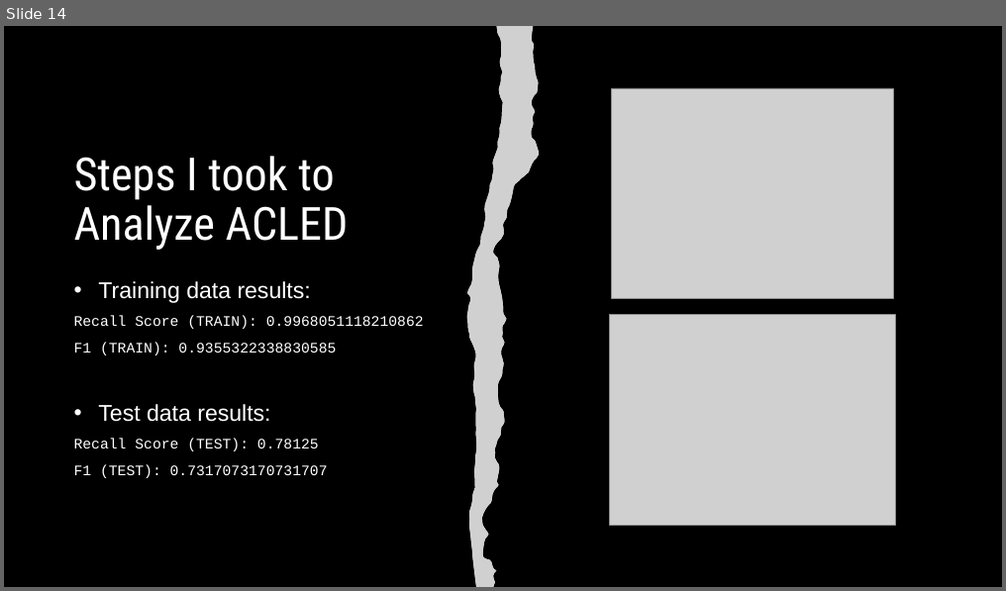
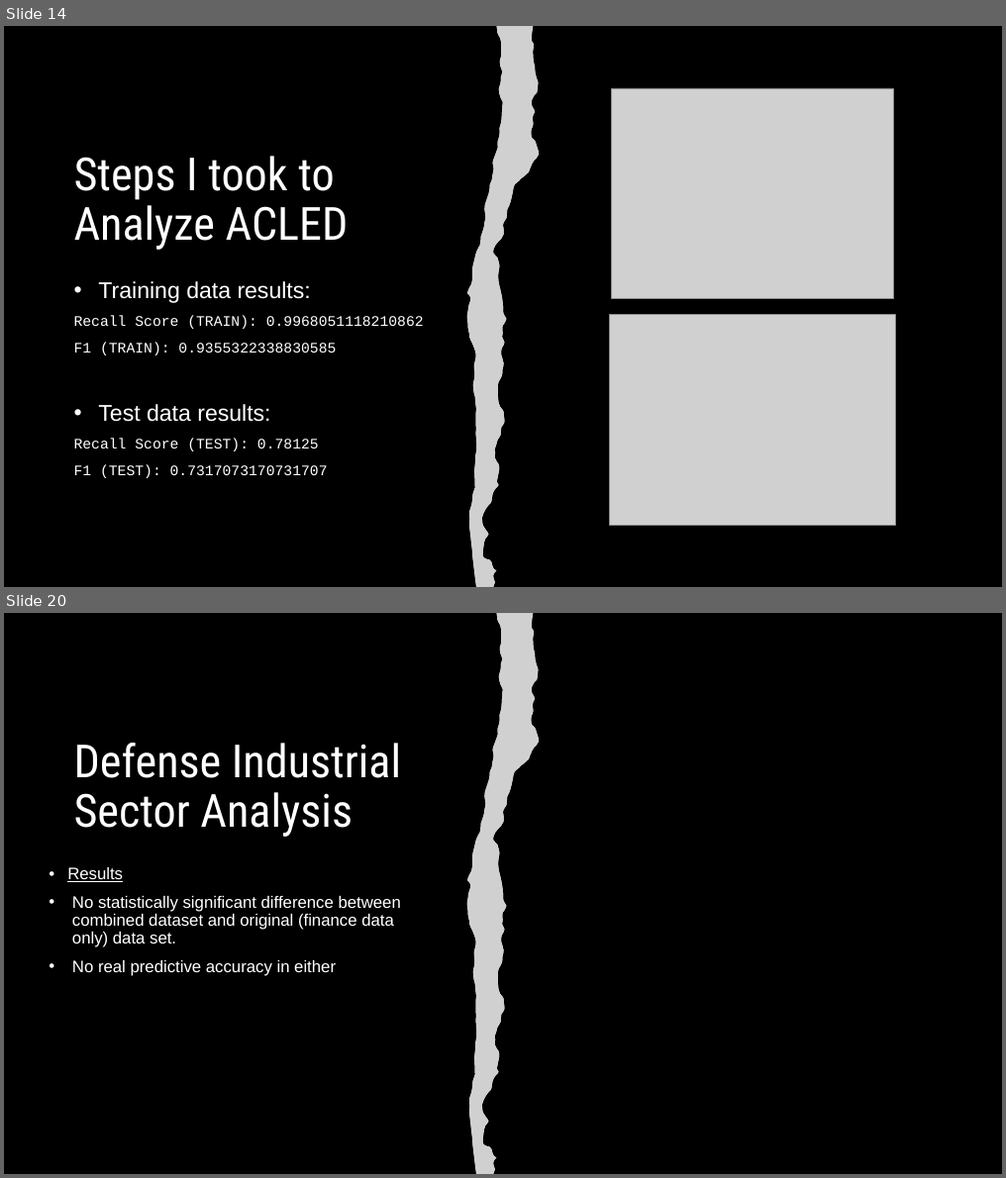
Before and after one commit to fs247/CSI777_Final_Project, a slide deck: CSI777_Final Presentation.pptx. Shown one above the other, each under a label of ours: slide 14 before the commit, slides 14 and 20 after it; the slides between them are not shown. The pictures are 1006x591 and 1006x1178 pixels, drawn with LibreOffice and Linux fonts; fonts in the diff are those of the drawing; grey boxes stand for pictures. Boxes give left, top, right and bottom in pixels: in the first picture for what was removed or moved away, otherwise in the second. Text is boxed around its words. In the diff, an @@ line names an element or a change of style, - is before the commit and + after.

Commit message:
Add files via upload
fatal_finance is the data you want

```diff
--- a/CSI777_Final Presentation.pptx
+++ b/CSI777_Final Presentation.pptx
@@ slide 20 added at [4, 613, 1002, 1174], background #000000 @@
@@ freeform shape added at [467, 613, 540, 1174], fill #FFFFFF @@
@@ picture added at [467, 613, 540, 1174] @@
@@ title added at [74, 743, 401, 837], 44 pt, text #FFFFFF @@
+Defense Industrial Sector Analysis
@@ text added at [67, 867, 401, 976], 16 pt, text #FFFFFF @@
+• Results
+• No statistically significant difference between combined dataset and original (finance data only) data set.
+• No real predictive accuracy in either
```
Also in this commit, not shown: 5 other slides added, 4 other files.
